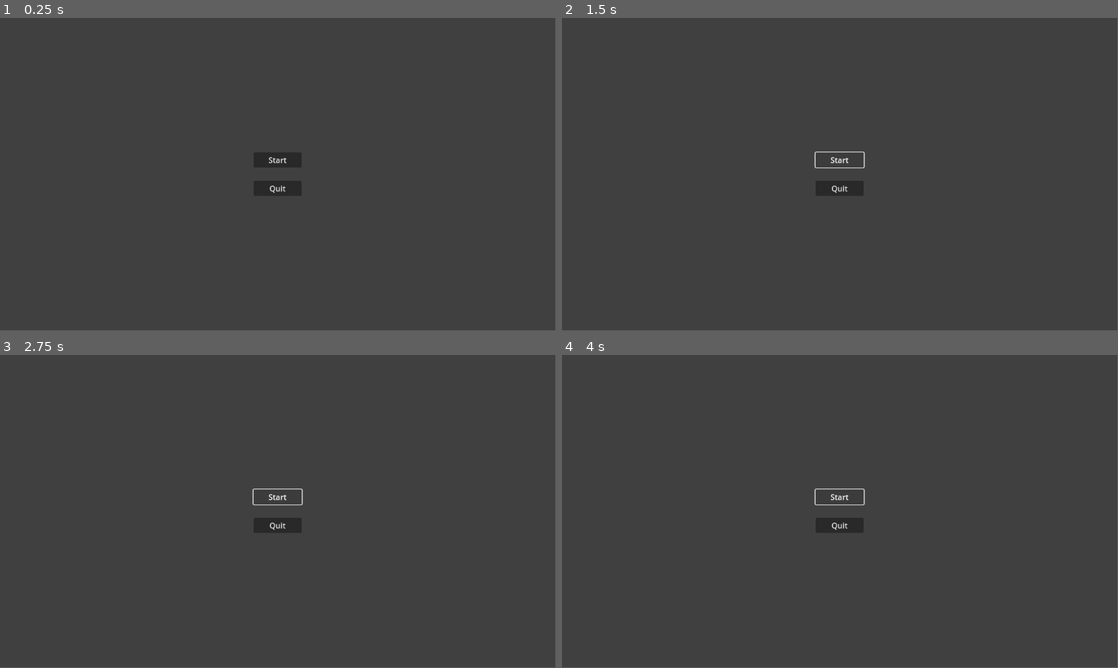
Above: before the commit, frames 1-4 (two rows, left to right).
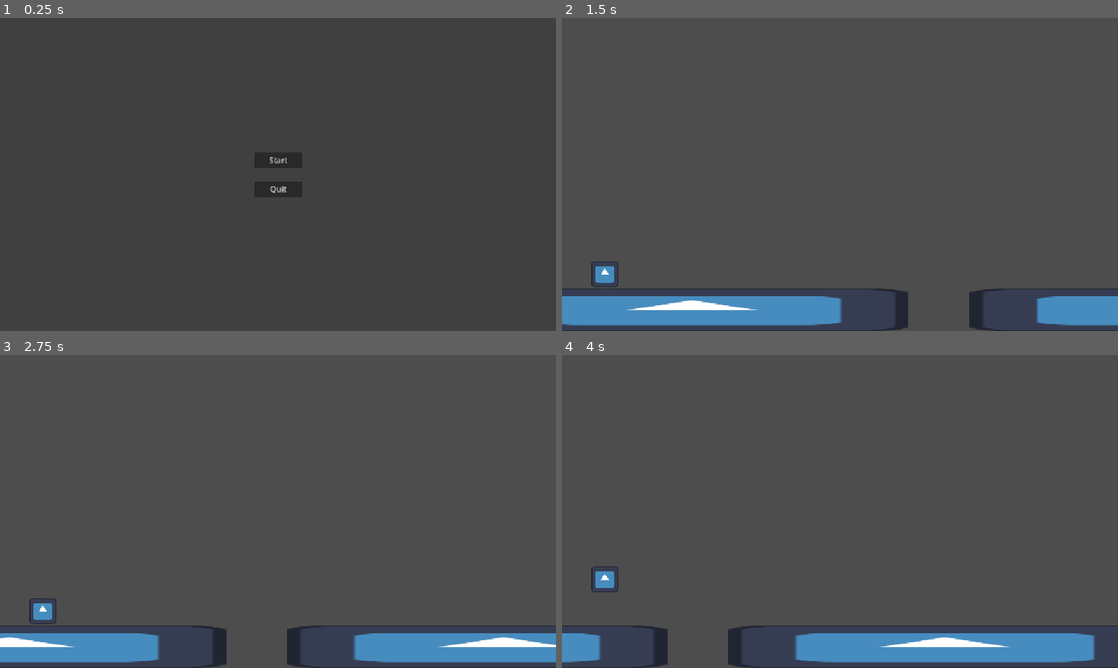
Above: after the commit, the same moments.

Repository: wends05/trash-trek
Game: Godot game, scene res://scenes/MainMenu.tscn
Two runs of this game, one before a commit and one after it. Both use one fixed random seed, a clock stepped at 60 frames per second and the inputs below. Before the commit the project starts from res://scenes/main_menu.tscn. The engine's default icon, where the game draws it, is replaced by a stand-in: a white triangle on a blue panel in a dark square.
Inputs (mouse positions are in pixels of both pictures, inside the frame that each line leads up to):
- Up to frame 1 (0.25 s): no input
- Up to frame 2 (1.5 s): click "Start" at 0.5 s; click (840, 158) at 1.25 s, where only the run before the commit has a clickable "Start"
- Up to frame 3 (2.75 s): click (278, 495) at 2 s, where only the run before the commit has a clickable "Start"
- Up to frame 4 (4 s): tap Enter (ui_accept) at 2.75, 3.02, 3.77 s
In our replay, the window is 799x449 before the commit and 800x450 after it. These sizes can differ from the game's own. Grey fills any space a smaller window leaves; there, only what the larger window draws over its background counts as a difference.

The runs differ from the first frame. In frame 1, less than 0.1% of the frame differs, in the area x 48-52%, y 44-56%; in frame 2, 7.7%, in the area x 0-100%, y 0-100%; in frame 3, 7.7%; in frame 4, 7.3%.

Commit message:
changed naming conventions, transferred files, connected the main menu file to the main scene. updated project settings

Diff:
--- a/project.godot
+++ b/project.godot
@@ -14,6 +14,14 @@
 run/main_scene="uid://c8ae8g52xg1c0"
 config/features=PackedStringArray("4.4", "Forward Plus")
 config/icon="res://icon.svg"
+
+[autoload]
+
+Utils="*res://scripts/utils.gd"
+
+[display]
+
+window/stretch/mode="canvas_items"
 
 [input]
 
@@ -32,7 +40,3 @@
 , Object(InputEventJoypadMotion,"resource_local_to_scene":false,"resource_name":"","device":0,"axis":0,"axis_value":1.0,"script":null)
 ]
 }
-
-[autoload]
-
-Utils="*res://scripts/utils.gd"
--- a/scene/Main.tscn
+++ b/scenes/Main.tscn
@@ -1,7 +1,7 @@
 [gd_scene load_steps=4 format=3 uid="uid://bjlwocmldl2p1"]
 
 [ext_resource type="Script" uid="uid://djvk4e4r7ppdn" path="res://script/main.gd" id="1_h6nst"]
-[ext_resource type="PackedScene" uid="uid://dyac4ihj46tig" path="res://scene/Player.tscn" id="1_nbc6x"]
+[ext_resource type="PackedScene" uid="uid://dyac4ihj46tig" path="res://scenes/Player.tscn" id="1_nbc6x"]
 
 [sub_resource type="RectangleShape2D" id="RectangleShape2D_nbc6x"]
 size = Vector2(1139.5, 66)
--- a/scenes/main_menu.tscn
+++ b/scenes/MainMenu.tscn
@@ -1,4 +1,6 @@
-[gd_scene format=3 uid="uid://c8ae8g52xg1c0"]
+[gd_scene load_steps=2 format=3 uid="uid://c8ae8g52xg1c0"]
+
+[ext_resource type="Script" uid="uid://dgtjw4k4yhdoh" path="res://scripts/main_menu.gd" id="1_yqorp"]
 
 [node name="Main Menu" type="Control"]
 layout_mode = 3
@@ -7,6 +9,7 @@
 anchor_bottom = 1.0
 grow_horizontal = 2
 grow_vertical = 2
+script = ExtResource("1_yqorp")
 
 [node name="ColorRect" type="ColorRect" parent="."]
 layout_mode = 1
@@ -40,3 +43,6 @@
 layout_mode = 2
 text = "Quit
 "
+
+[connection signal="pressed" from="VBoxContainer/Start" to="." method="_on_start_pressed"]
+[connection signal="pressed" from="VBoxContainer/Quit" to="." method="_on_quit_pressed"]
--- /dev/null
+++ b/scenes/TrashBin.tscn
@@ -0,0 +1,6 @@
+[gd_scene load_steps=2 format=3 uid="uid://ce4uowuphqpho"]
+
+[ext_resource type="Script" uid="uid://bxxl7ro6e367a" path="res://scripts/trash_bin.gd" id="1_jkt40"]
+
+[node name="TrashBin" type="Node2D"]
+script = ExtResource("1_jkt40")
--- a/scenes/trash_bin.tscn
+++ /dev/null
@@ -1,6 +0,0 @@
-[gd_scene load_steps=2 format=3 uid="uid://ce4uowuphqpho"]
-
-[ext_resource type="Script" uid="uid://bxxl7ro6e367a" path="res://scripts/trash_bin.gd" id="1_6ftrw"]
-
-[node name="TrashBin" type="Node2D"]
-script = ExtResource("1_6ftrw")
--- a/script/main.gd
+++ b/script/main.gd
@@ -7,8 +7,8 @@
 enum TerrainType {Terrain1, Terrain2}
 
 var terrain_scenes := {
-	TerrainType.Terrain1: preload("res://scene/terrain/Terrain1.tscn"),
-	TerrainType.Terrain2: preload("res://scene/terrain/Terrain2.tscn")
+	TerrainType.Terrain1: preload("res://scenes/terrain/Terrain1.tscn"),
+	TerrainType.Terrain2: preload("res://scenes/terrain/Terrain2.tscn")
 }
 
 func _ready() -> void:
--- /dev/null
+++ b/scripts/main_menu.gd
@@ -0,0 +1,19 @@
+extends Control
+
+
+# Called when the node enters the scene tree for the first time.
+func _ready() -> void:
+	pass # Replace with function body.
+
+
+# Called every frame. 'delta' is the elapsed time since the previous frame.
+func _process(delta: float) -> void:
+	pass
+
+
+func _on_start_pressed() -> void:
+	get_tree().change_scene_to_file("res://scenes/Main.tscn")
+
+
+func _on_quit_pressed() -> void:
+	get_tree().quit()
Renamed: scene/Player.tscn -> scenes/Player.tscn
Renamed: scene/terrain/Terrain1.tscn -> scenes/terrain/Terrain1.tscn
Renamed: scene/terrain/Terrain2.tscn -> scenes/terrain/Terrain2.tscn
Not shown: 1 places in scenes/trash.tscn that only renumber resources
Not shown, added: scripts/main_menu.gd.uid
